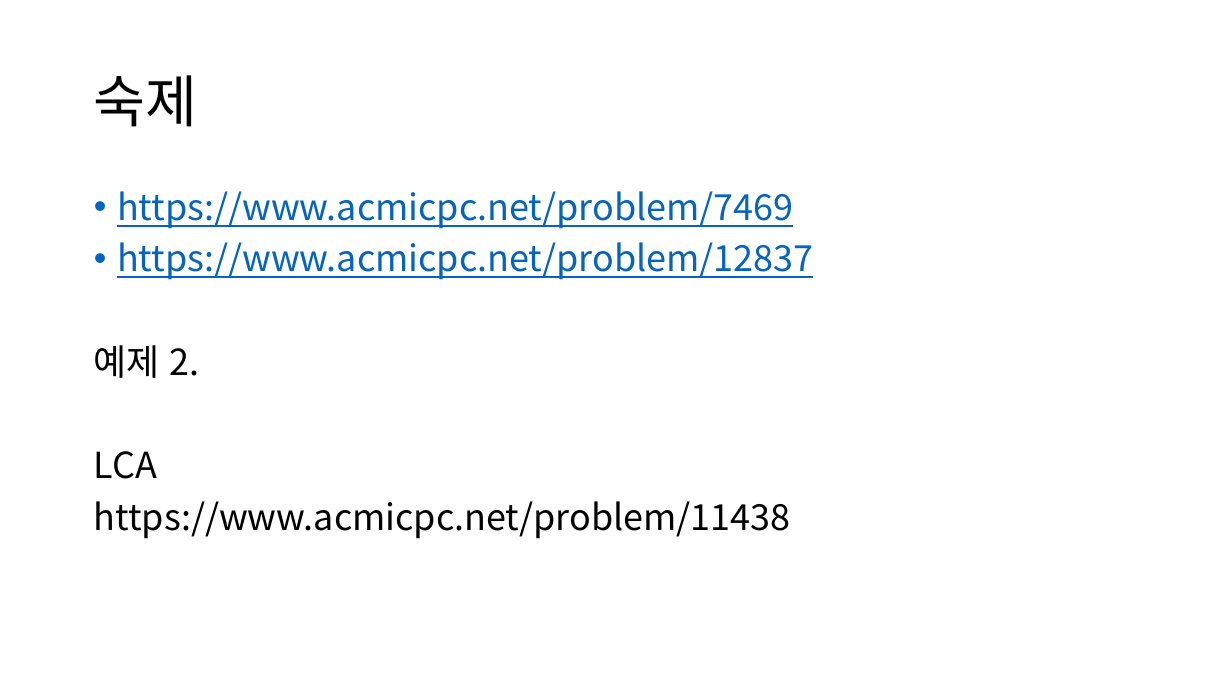
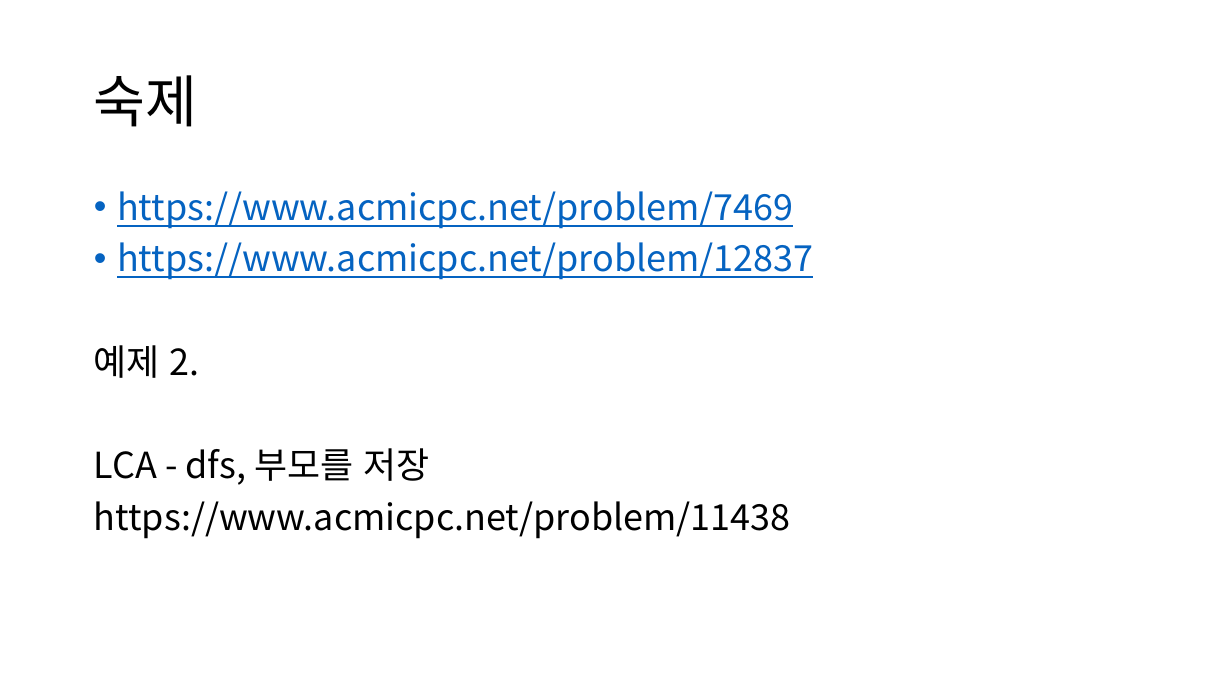
Before and after one commit to ALGOSOPT/algosopt, a slide deck: slide 25 of Chapter24/Segment Tree.pptx. Drawn at 1232x693 pixels with LibreOffice and Linux fonts; fonts in the diff are those of the drawing. Boxes give left, top, right and bottom in pixels: in the first picture for what was removed or moved away, otherwise in the second. Text is boxed around its words. In the diff, an @@ line names an element or a change of style, - is before the commit and + after.

```diff
--- a/Chapter24/Segment Tree.pptx
+++ b/Chapter24/Segment Tree.pptx
@@ text at <box>94,448,429,485</box>: text changed @@
-LCA
+LCA - dfs, 부모를 저장
```
Also in this commit, not shown: 3 other files.
